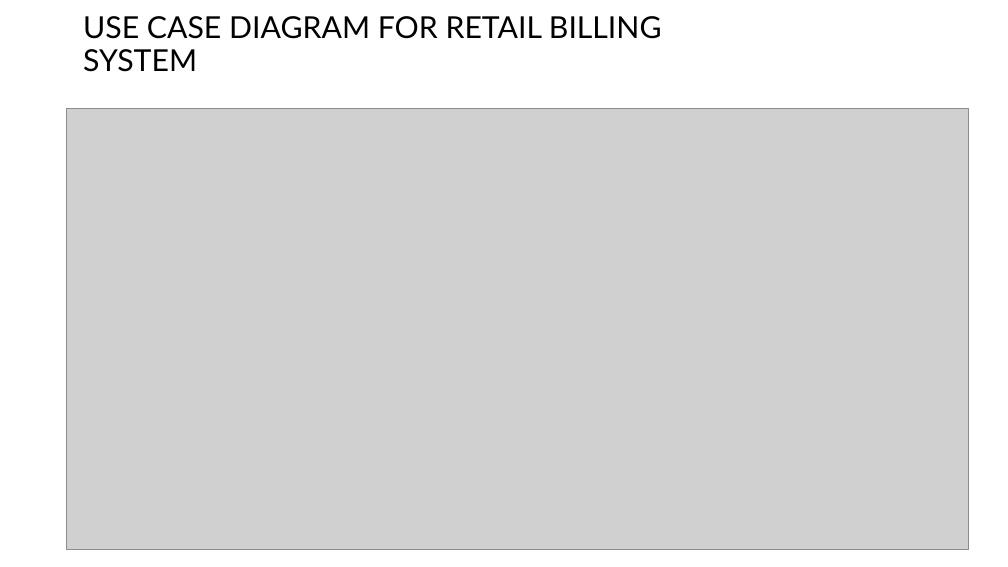
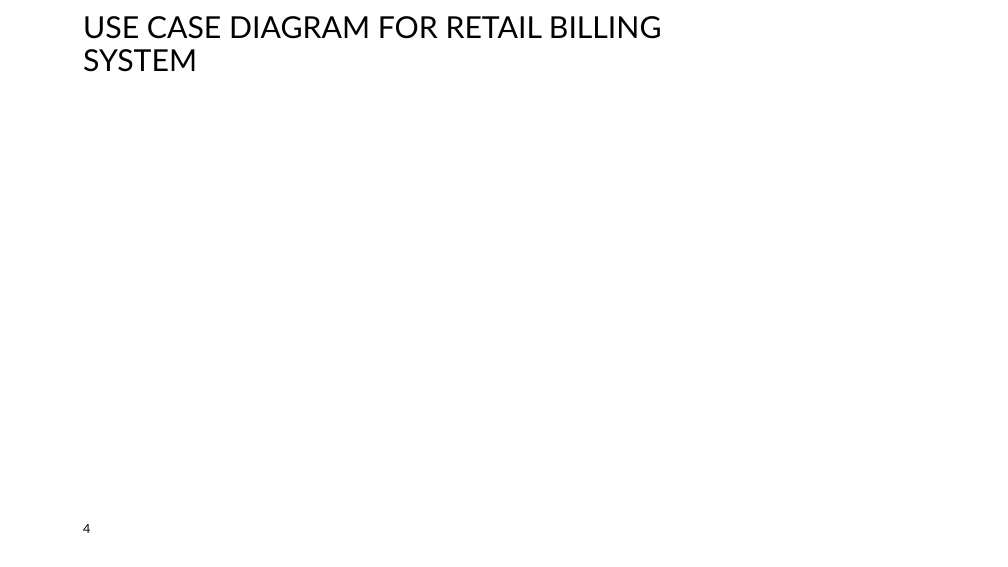
Before and after one commit to sasinthanagit/OUSL_Group_62_Java_Mini_Project, a slide deck: slide 4 of PowerPoint Presentation Template.pptx. Drawn at 1008x567 pixels with LibreOffice and Linux fonts; fonts in the diff are those of the drawing; grey boxes stand for pictures; background and template pictures are left out. Boxes give left, top, right and bottom in pixels: in the first picture for what was removed or moved away, otherwise in the second. Text is boxed around its words. In the diff, an @@ line names an element or a change of style, - is before the commit and + after.

```diff
--- a/PowerPoint Presentation Template.pptx
+++ b/PowerPoint Presentation Template.pptx
@@ picture removed at (67,108,969,549) @@
@@ page number added at (83,524,90,533), 12 pt, text #000000 @@
+4
```
Also in this commit, not shown: 1 other slide changed.
